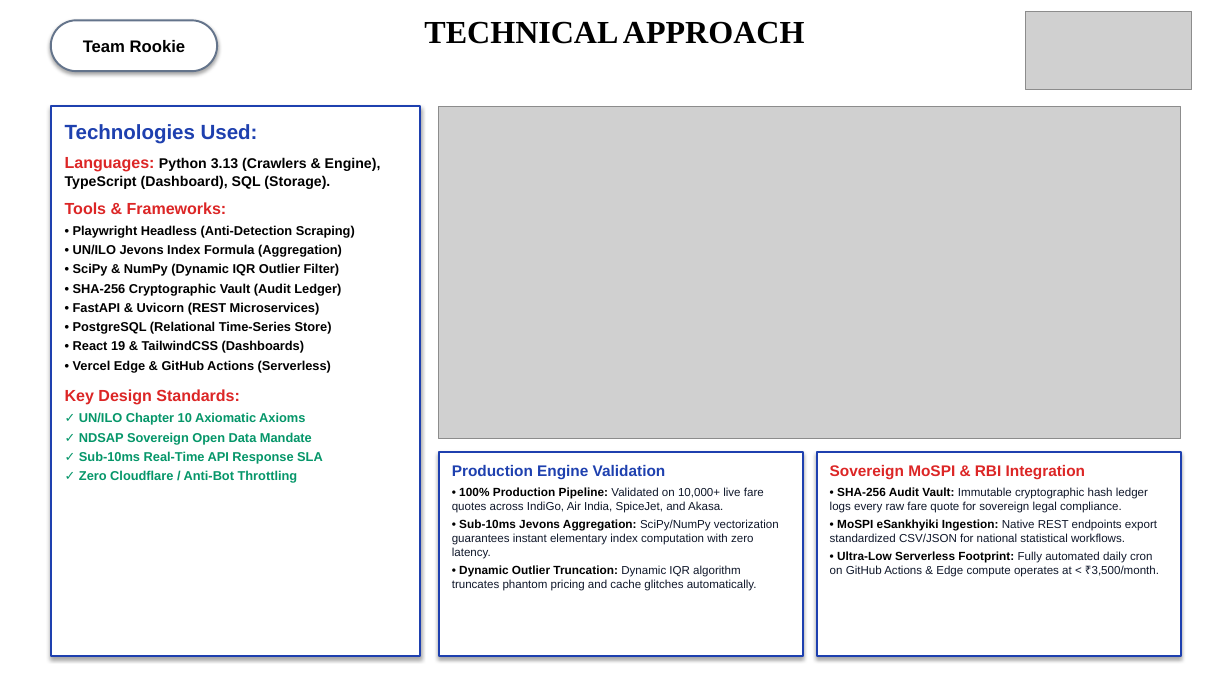
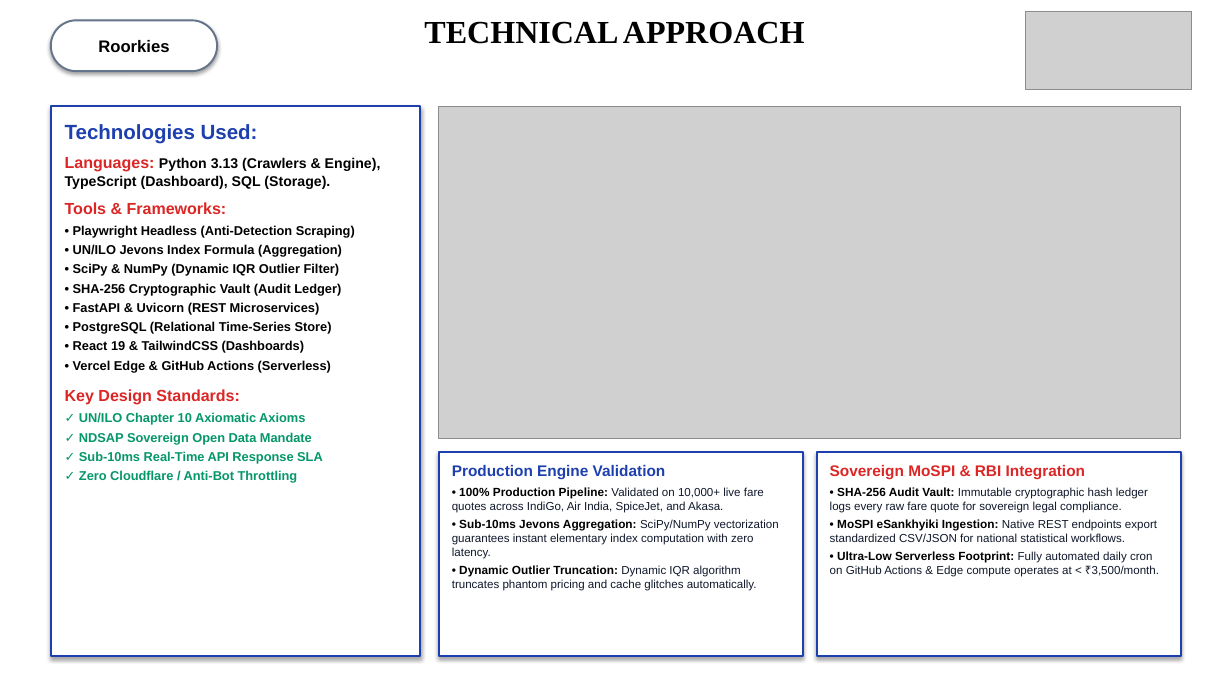
Before and after one commit to oshshivish-tech/sih26056_airfare_cpi, a slide deck: slide 3 of public/AirIntel_India_SIH26056_Presentation.pptx. Drawn at 1232x693 pixels with LibreOffice and Linux fonts; fonts in the diff are those of the drawing; grey boxes stand for pictures. Boxes give left, top, right and bottom in pixels: in the first picture for what was removed or moved away, otherwise in the second. Text is boxed around its words. In the diff, an @@ line names an element or a change of style, - is before the commit and + after.

Commit message:
feat(presentation): update team name to Roorkies and team ID to 168405 across slides and dashboard

```diff
--- a/public/AirIntel_India_SIH26056_Presentation.pptx
+++ b/public/AirIntel_India_SIH26056_Presentation.pptx
@@ text in rounded rectangle at (x1=98, y1=40, x2=169, y2=52): text changed @@
-Team Rookie
+Roorkies
```
Also in this commit, not shown: 5 other slides changed, 11 other files.
